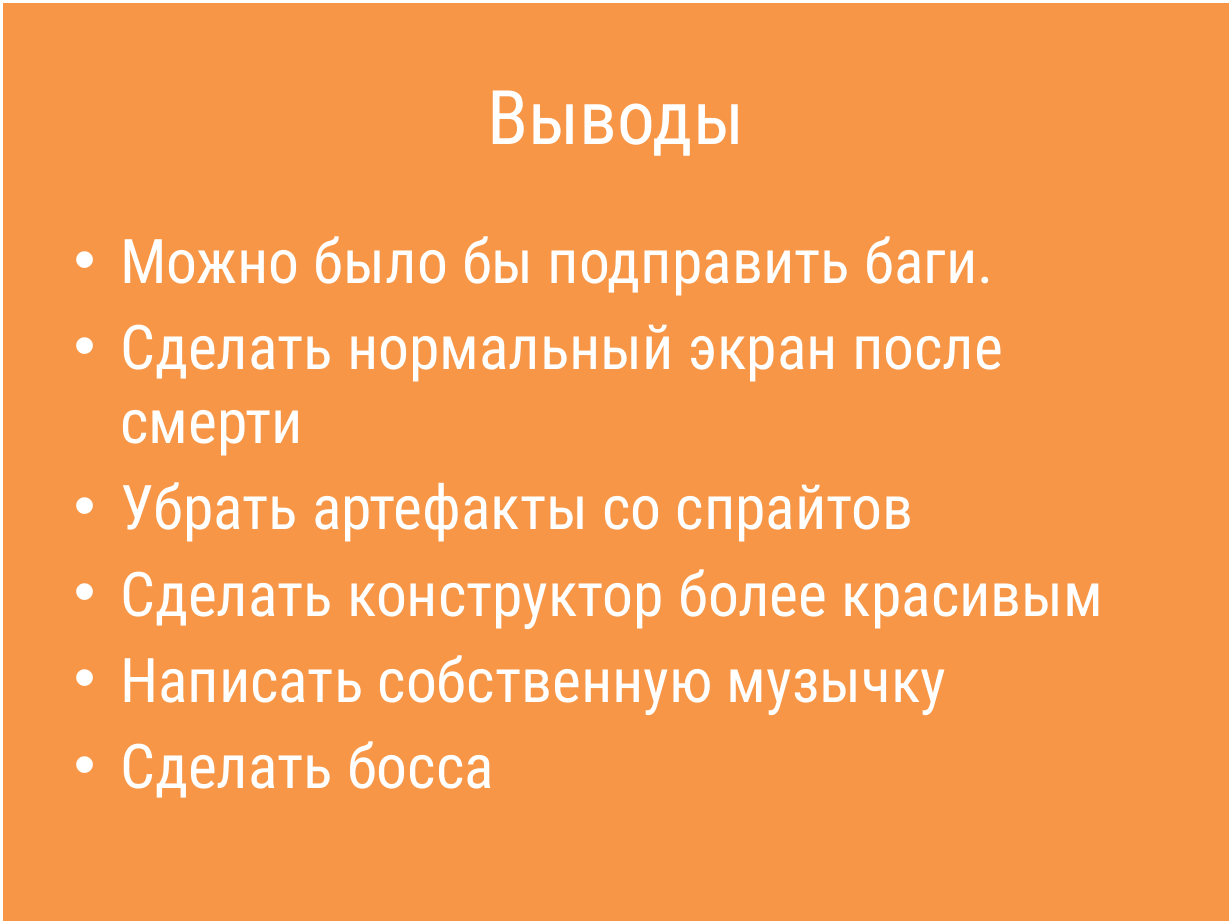
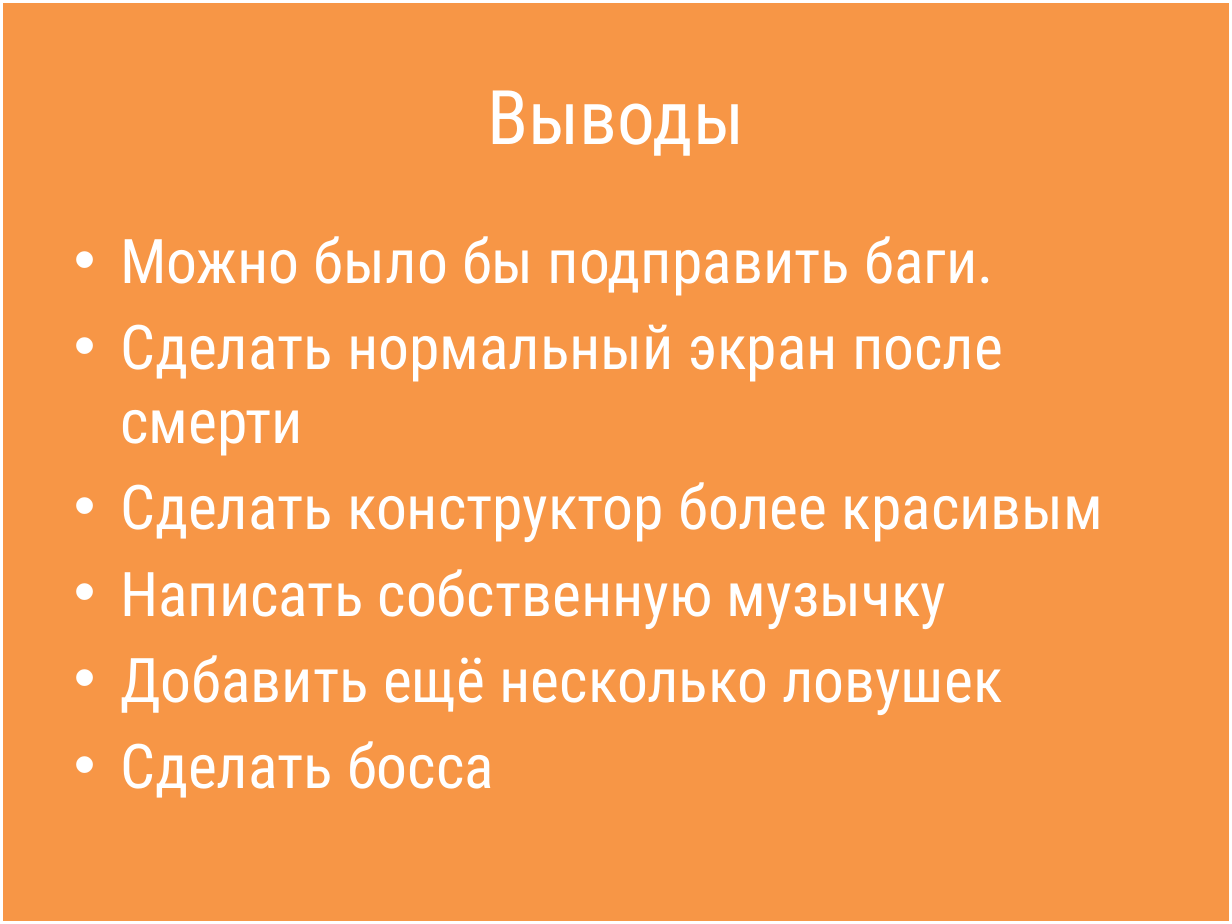
Before and after one commit to leshy2057/3.14-Doors, a slide deck: slide 4 of Trash/Выступление.pptx. Drawn at 1232x924 pixels with LibreOffice and Linux fonts; fonts in the diff are those of the drawing. Boxes give left, top, right and bottom in pixels: in the first picture for what was removed or moved away, otherwise in the second. Text is boxed around its words. In the diff, an @@ line names an element or a change of style, - is before the commit and + after.

```diff
--- a/Trash/Выступление.pptx
+++ b/Trash/Выступление.pptx
@@ text at box(120, 482, 914, 542): paragraph removed @@
-• Убрать артефакты со спрайтов
@@ text at box(120, 655, 1002, 715): paragraph added @@
+• Добавить ещё несколько ловушек
```
Also in this commit, not shown: 1 other slide changed, 8 other files.
